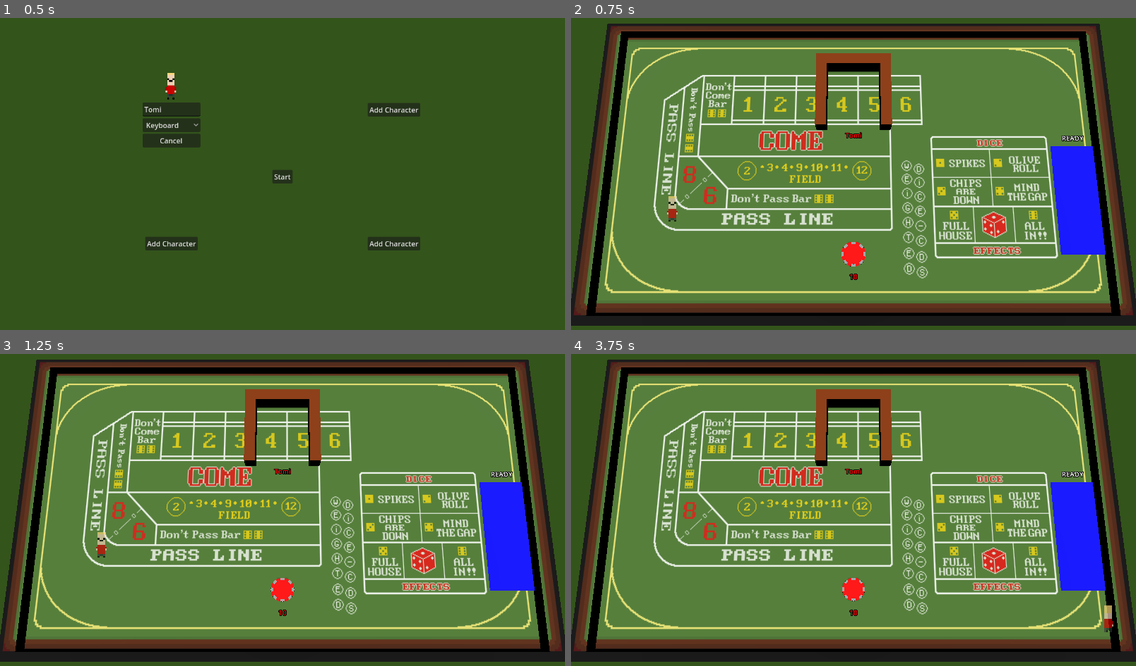
Above: before the commit, frames 1-4 (two rows, left to right).
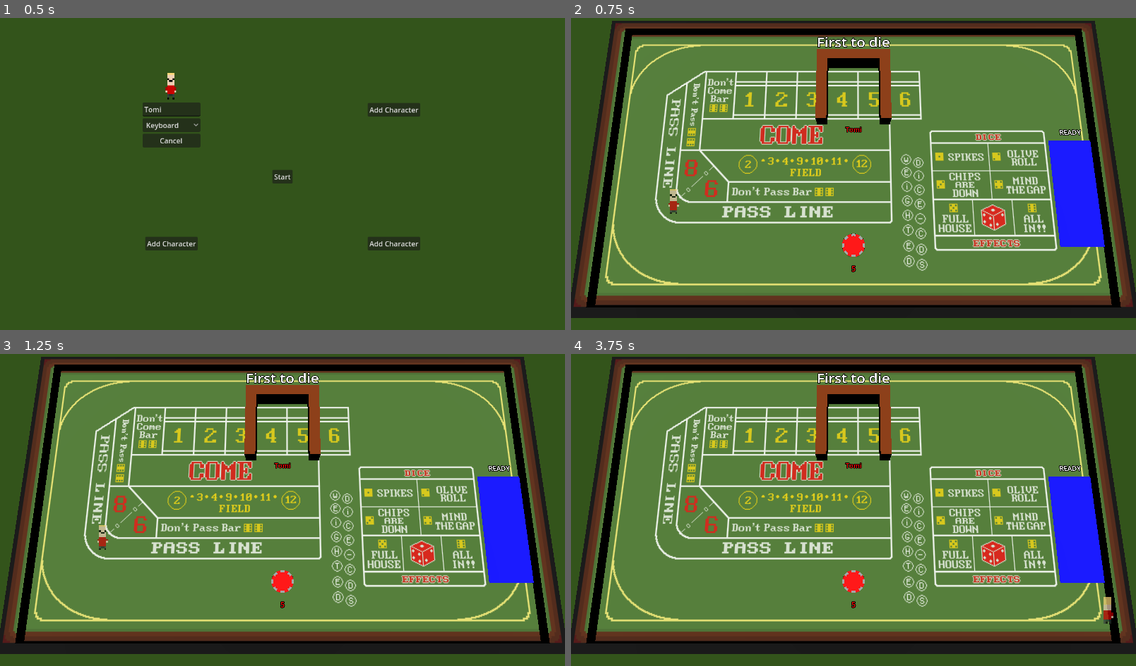
Above: after the commit, the same moments.

Repository: Laks0/weighted-dice-3d
Game: Godot game, scene res://Scenes/CharacterScreen/CharacterScreen.tscn
Two runs of this game, one before a commit and one after it. Both use one fixed random seed, a clock stepped at 60 frames per second and the inputs below.
Inputs:
- Up to frame 1 (0.5 s): no input
- Up to frame 2 (0.75 s): click "Start" at 0.5 s
- Up to frame 3 (1.25 s): no input
- Up to frame 4 (3.75 s): tap Enter (grab_mouse) at 1.25, 2.1 s; hold D (move_right_kb) 1.28-2.03 s; tap Alt (grab_kb2) at 1.35 s; hold S (move_down_kb) 2.03-2.78 s; hold D (move_right_kb) 2.78-3.53 s; tap Down (move_down_kb2) at 2.85 s; hold W (move_up_kb) from 3.53 s (still down); tap Left (move_left_kb2) at 3.6 s

Frame 1 is identical in both runs. In frame 2, 33% of the frame differs, in the area x 0-100%, y 0-99%; in frame 3, 33%; in frame 4, 33%.

Commit message:
Nombre de la apuesta en BettingScreen

Diff:
--- a/Autoload/BetHandler.gd
+++ b/Autoload/BetHandler.gd
@@ -26,6 +26,9 @@
 	round += 1
 
 	currentBet = bets.pick_random()
+
+func getBetName() -> String:
+	return currentBet.betName
 
 func getCandidates():
 	var allPlayers = PlayerHandler.getPlayersAliveById()
--- a/Autoload/PlayerHandler.gd
+++ b/Autoload/PlayerHandler.gd
@@ -8,7 +8,7 @@
 	var id : int
 	var name : String
 	var inputController : int
-	var bank : int = 10
+	var bank : int = 5
 	var bets : Dictionary
 	var color : Color
 
--- a/Scenes/BettingScreen/BettingScreen.gd
+++ b/Scenes/BettingScreen/BettingScreen.gd
@@ -10,6 +10,7 @@
 
 func _ready():
 	BetHandler.startRound()
+	$BetName.text = BetHandler.getBetName()
 	var candidates : Array = BetHandler.getCandidates()
 
 	var startingPos = _getBoothStartingPosition(len(candidates))
--- a/Scenes/BettingScreen/BettingScreen.tscn
+++ b/Scenes/BettingScreen/BettingScreen.tscn
@@ -84,15 +84,15 @@
 visible = false
 shape = SubResource("ConcavePolygonShape3D_h5hyw")
 
-[node name="Camera3D" type="Camera3D" parent="."]
-transform = Transform3D(1, 0, 0, 0, 0.177085, 0.984196, 0, -0.984196, 0.177085, 0, 8.439, 1.758)
-fov = 47.0
-
 [node name="DirectionalLight3D" type="DirectionalLight3D" parent="."]
 transform = Transform3D(1, 0, 0, 0, -4.37114e-08, 1, 0, -1, -4.37114e-08, 0, 5.16402, 0)
 shadow_enabled = true
 shadow_opacity = 0.72
 shadow_blur = 2.578
+
+[node name="Camera3D" type="Camera3D" parent="."]
+transform = Transform3D(1, 0, 0, 0, 0.202787, 0.979223, 0, -0.979223, 0.202787, 0, 8.439, 2.143)
+fov = 47.0
 
 [node name="ReadyArea" type="Area3D" parent="."]
 
@@ -109,5 +109,10 @@
 transparency = 0.77
 mesh = SubResource("PlaneMesh_4chkg")
 
+[node name="BetName" type="Label3D" parent="."]
+transform = Transform3D(1, 0, 0, 0, -5.96046e-08, 1, 0, -1, -5.96046e-08, 0, 0.104603, -3.05427)
+text = "BetName"
+font_size = 72
+
 [connection signal="body_entered" from="ReadyArea" to="." method="onPlayerReady"]
 [connection signal="body_exited" from="ReadyArea" to="." method="onPlayerUnready"]
